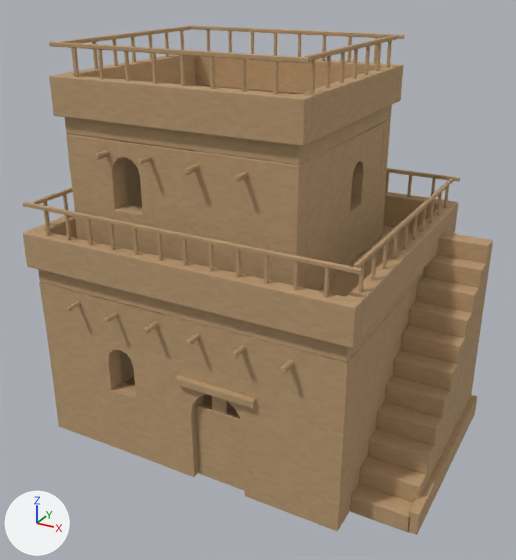
The glTF model assets/models/bh28.glb: old version first, new version second.
The view is the same before and after, from a 50 mm camera at (8.06, -14.44, 10.9) aimed at (0.28, -0.29, 3.83). Every picture has the same lights, and +X, +Y and +Z are marked at lower left. The picture after the commit comes second. Vertices at exactly the same position are counted once.

In view in the first picture: 'house'.
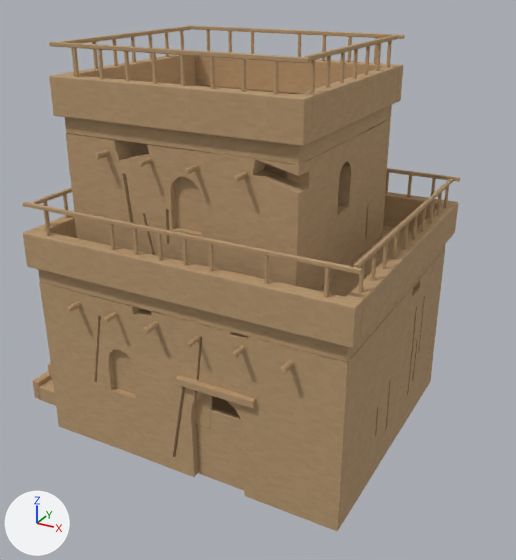
Location of each change, (x1, y1, x2, y2) in pixels of the pictures (516 x 560 px; the box of a moved part takes in the faces that stretch with it):
```json
{"object": "house", "change": "reshaped", "before": [23, 25, 493, 535], "after": [23, 25, 460, 532], "on screen": "7% narrower"}
{"part": 1, "of": "me_cube", "change": "moved or reshaped", "before": [350, 232, 493, 533], "after": [38, 363, 56, 406]}
{"part": 2, "of": "me_cube", "change": "moved or reshaped", "before": [408, 395, 477, 535], "after": [33, 371, 51, 399]}
{"part": 3, "of": "me_cube", "change": "moved or reshaped", "before": [186, 333, 200, 345], "after": [186, 335, 202, 347]}
{"part": 4, "of": "me_cube", "change": "moved or reshaped", "before": [212, 396, 227, 415], "on screen": "not visible afterwards"}
{"part": 5, "of": "me_cube", "change": "added", "after": [112, 350, 212, 429], "on screen": "brown"}
{"part": 6, "of": "me_cube", "change": "added", "after": [174, 177, 201, 232], "on screen": "brown"}
{"part": 7, "of": "me_cube", "change": "deleted", "before": [65, 33, 299, 290]}
{"part": 8, "of": "me_cube", "change": "moved or reshaped", "before": [39, 122, 424, 532], "after": [45, 122, 445, 517]}
{"part": 9, "of": "me_cube", "change": "surface changed", "before": [63, 30, 308, 416], "after": [63, 30, 308, 416]}
```

The change, as JSON lines over the scene's bpy script:
```json
{"block": "me_cube", "where": "# used by ob_house; location = (0.0, 0.0, 0.0)"}
{"op": "remove", "block": "me_cube", "code": "me_cube.from_pydata(...)  # 6819 vertices, 13158 faces; spans x -4.07..5.4, y -3.75..3.75, z -0.02..9.45"}
{"op": "add", "block": "me_cube", "code": "me_cube.from_pydata(...)  # 8626 vertices, 16847 faces; spans x -5.4..4.07, y -3.75..3.75, z -0.02..9.45"}
{"block": "me_cube", "change": "me_cube part 1: the loose piece of 596 vertices spanning x 3.9..5.25, y -2.71..2.35, z 0.0..4.92 is moved by (-9.14, 0.0, 0.0)"}
{"block": "me_cube", "change": "me_cube part 2: the loose piece of 24 vertices spanning x 5.18..5.4, y -2.71..2.35, z 0.03..0.58 is moved by (-10.58, 0.0, 0.0)"}
{"block": "me_cube", "change": "me_cube part 3: the loose piece of 42 vertices spanning x 0.48..0.61, y -3.75..-3.25, z 3.74..3.86 is moved by (0.0, 0.0, -0.05)"}
{"block": "me_cube", "change": "me_cube part 4: the loose piece of 24 vertices spanning x 0.73..1.09, y -3.22..-3.15, z 1.8..2.8 is moved by (0.74, 0.0, -0.04)"}
{"block": "me_cube", "change": "me_cube part 5: a new loose piece of 98 vertices spanning x -2.05..0.75, y -3.24..-3.15, z 1.38..3.2, in mat_adobe"}
{"block": "me_cube", "change": "me_cube part 6: a new loose piece of 98 vertices spanning x -1.18..0.29, y -2.55..-2.45, z 5.36..7.08, in mat_adobe"}
{"block": "me_cube", "change": "me_cube part 7: 6 loose pieces with 144 vertices, spanning x -2.83..2.83, y -3.42..3.42, z 5.35..9.39, are deleted"}
{"block": "me_cube", "change": "me_cube part 8: 33 vertices moved within x -3.89..3.89, y -3.75..3.74, z 0.0..7.53; 1680 vertices removed from x -3.9..3.91, y -3.75..3.75, z -0.01..7.54; 3239 vertices added at x -3.9..3.91, y -3.75..3.75, z -0.01..7.54"}
{"block": "me_cube", "change": "me_cube part 9: 4734 kept faces spanning x -4.06..4.06, y -3.75..3.75, z -0.02..9.45 get new texture (UV) coordinates"}
{"block": "me_cube", "change": "other edits to the shape of me_cube do not show in these pictures"}
```
